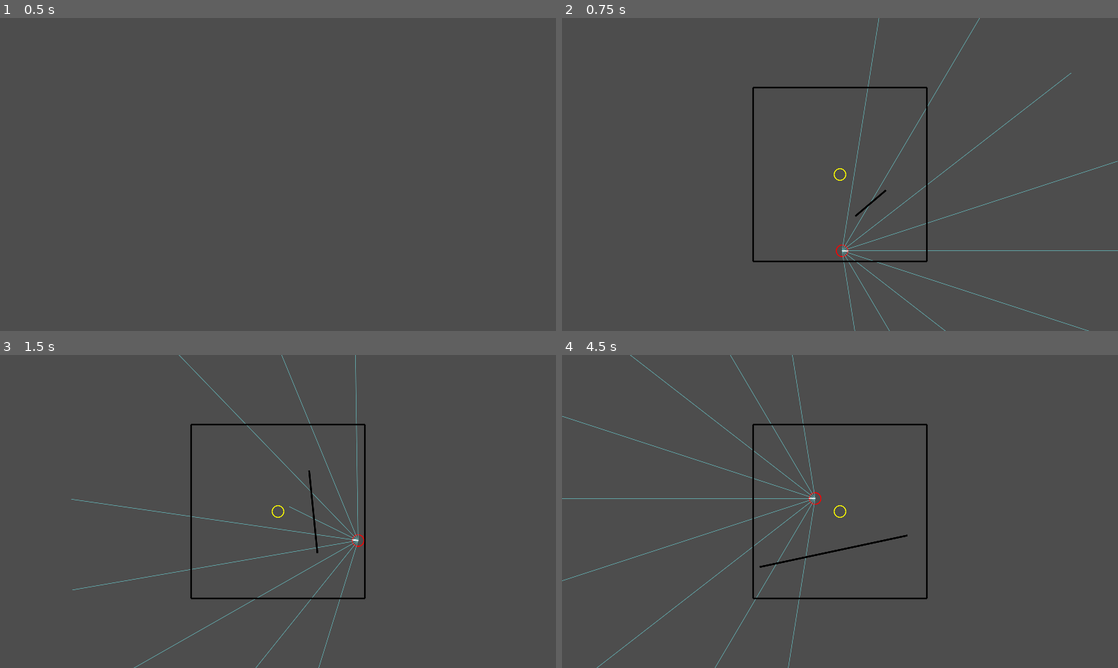
Above: before the commit, frames 1-4 (two rows, left to right).
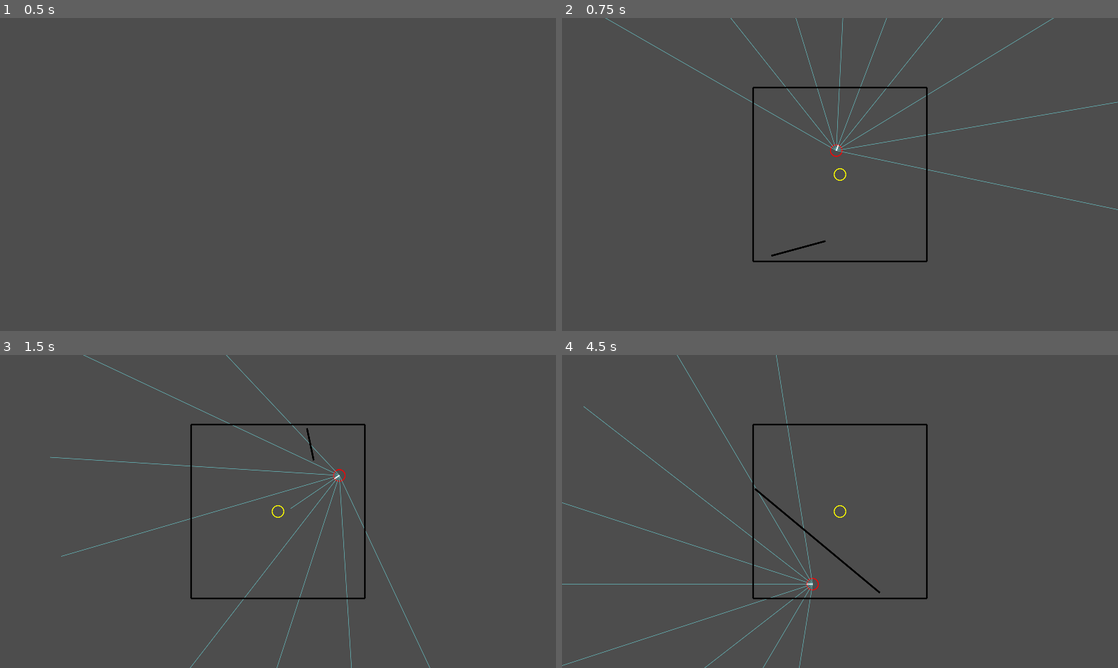
Above: after the commit, the same moments.

Repository: stokatyan/godot-ai
Game: Godot game, scene res://FindCoinGame/FCGEnv.tscn
Two runs of this game, one before a commit and one after it. Both use one fixed random seed, a clock stepped at 60 frames per second and the inputs below.
Inputs:
- Up to frame 1 (0.5 s): no input
- Up to frame 2 (0.75 s): tap Enter at 0.5 s; hold D from 0.53 s (still down); hold Enter from 0.53 s (still down)
- Up to frame 3 (1.5 s): tap Space at 1.25 s; release D at 1.28 s; release Enter at 1.28 s; hold S from 1.28 s (still down); tap N at 1.35 s
- Up to frame 4 (4.5 s): tap Enter at 2, 3.5, 4.35 s; release S at 2.03 s; hold D 2.03-2.78 s; tap 1 at 2.1 s; tap Space at 2.75, 4.25 s; hold Up 2.78-3.53 s; tap 2 at 2.85 s; hold A from 3.53 s (still down); tap 3 at 3.6 s

Frame 1 is identical in both runs. In frame 2, 1.8% of the frame differs, in the area x 7-100%, y 0-100%; in frame 3, 1.8%; in frame 4, 2.1%, in the area x 0-63%, y 0-100%.
Error in both runs: Cannot call method 'poll' on a null value. (res://AI/AIServerTCP.gd:40)

Commit message:
fix usage of await for signal

Diff:
--- a/godot-ai-client/FindCoinGame/FCGEnv.gd
+++ b/godot-ai-client/FindCoinGame/FCGEnv.gd
@@ -36,7 +36,7 @@
 		_ai_runner._simulations[0].apply_action(action, display_simulation)
 
 		if _ai_runner._simulations[0].is_game_complete():
-			await _ai_runner._simulations[0].new_game()
+			await _ai_runner._simulations[0].new_game(get_tree().physics_frame)
 			display_simulation(_ai_runner._simulations[0])
 
 func display_simulation(s: BaseSimulation):
--- a/godot-ai-client/FindCoinGame/FCGSimulation.gd
+++ b/godot-ai-client/FindCoinGame/FCGSimulation.gd
@@ -111,7 +111,7 @@
 		var query = PhysicsShapeQueryParameters2D.new()
 		query.shape_rid = temp_hero_shape
 		query.transform = t_hero
-		query.collision_mask = 0b1000
+		query.collision_mask = _wall_layer
 		var result = direct_state.collide_shape(query, 1)
 
 		PhysicsServer2D.free_rid(temp_hero_shape)
